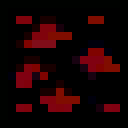
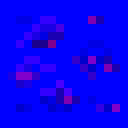
Layers edited between the first and the second w=128, h=128 image:
painted on "hi" (1st of 3) over box(16, 16, 120, 112)
painted on "mid" (1st of 3) over box(16, 16, 104, 112)
painted on "low" (1st of 3) over box(8, 16, 120, 104)
removed layer "m_base" over box(0, 0, 128, 128)
hid "border", opacity 1% → 20%, painted on it over box(0, 0, 128, 128)
hid "hi" (2nd of 3), opacity 5% → 1%, painted on it over box(16, 16, 120, 112)
hid "mid" (2nd of 3), opacity 2% → 1%, painted on it over box(8, 16, 112, 112)
hid "low" (2nd of 3), painted on it over box(16, 16, 120, 112)
removed layer "e_base" over box(0, 0, 128, 128)
"hi" (3rd of 3): opacity 50% → 30% over box(32, 16, 120, 104)
painted on "mid" (3rd of 3) over box(16, 40, 120, 112)
painted on "low" (3rd of 3) over box(8, 16, 112, 112)
painted on "r_base" over box(0, 0, 128, 128)
